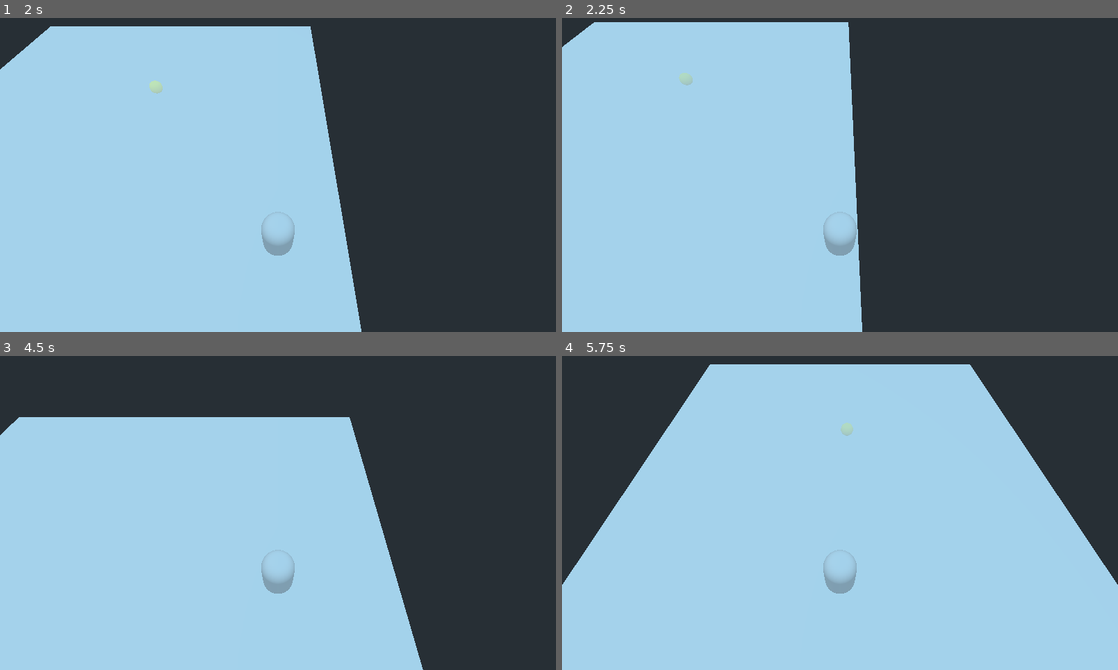
Above: before the commit, frames 1-4 (two rows, left to right).
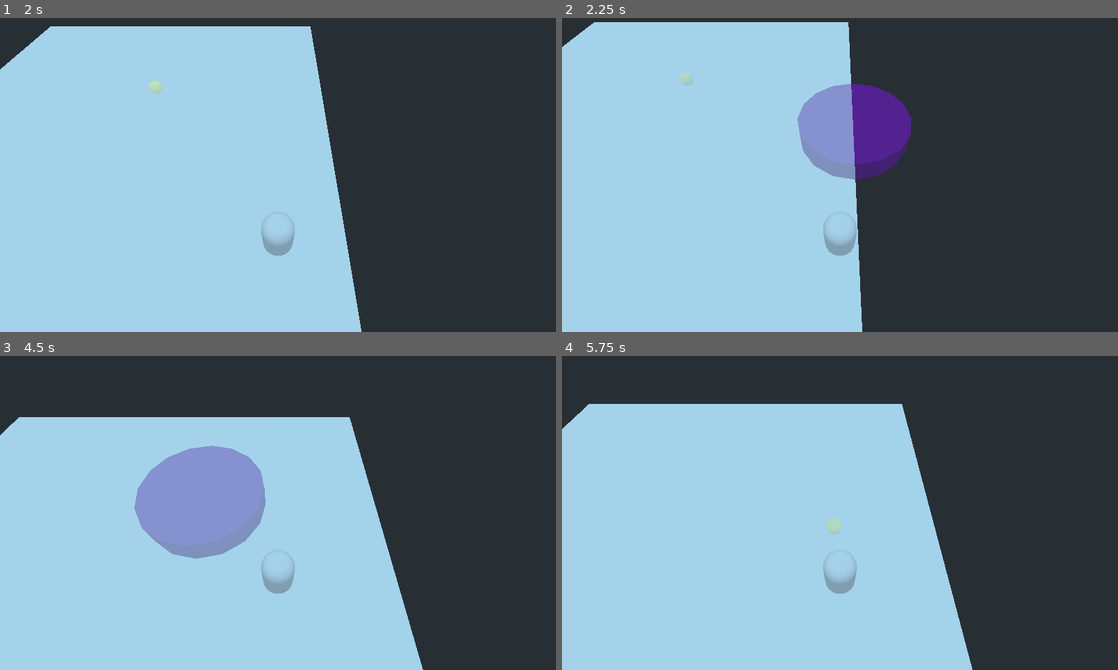
Above: after the commit, the same moments.

Repository: avinanick/WizardArenaGame
Game: Godot game, scene res://Arenas/ArenaGround.tscn
Two runs of this game, one before a commit and one after it. Both use one fixed random seed, a clock stepped at 60 frames per second and the inputs below. The project has no main scene, so this scene is started directly.
Inputs (mouse positions are in pixels of both pictures, inside the frame that each line leads up to):
- Up to frame 1 (2 s): tap Enter at 0.5 s; move the mouse to (400, 153) at 0.52 s; hold D (move_right) 0.53-1.28 s; tap 1 (cast_spell_one) at 0.6 s; move the mouse to (166, 184) at 1.27 s; hold S (move_down) from 1.28 s (still down); tap 3 (cast_spell_three) at 1.35 s
- Up to frame 2 (2.25 s): move the mouse to (895, 96) at 2.02 s; release S (move_down) at 2.03 s; hold D (move_right) from 2.03 s (still down); tap 2 (cast_spell_two) at 2.1 s
- Up to frame 3 (4.5 s): move the mouse to (250, 572) at 2.77 s; release D (move_right) at 2.78 s; hold W (move_up) 2.78-3.53 s; tap 1 (cast_spell_one) at 2.85 s; move the mouse to (444, 556) at 3.52 s; hold A (move_left) from 3.53 s (still down); tap 3 (cast_spell_three) at 3.6 s; move the mouse to (111, 459) at 4.27 s; tap 2 (cast_spell_two) at 4.35 s
- Up to frame 4 (5.75 s): move the mouse to (867, 506) at 5.02 s; release A (move_left) at 5.03 s; hold S (move_down) from 5.03 s (still down); tap 1 (cast_spell_one) at 5.1 s

Frame 1 is identical in both runs. In frame 2, 4.9% of the frame differs, in the area x 42-63%, y 20-52%; in frame 3, 6.5%; in frame 4, 34%, in the area x 0-100%, y 2-100%.

Commit message:
Added the kinetic blast spell to the wizard.

Diff:
--- a/Characters/Wizard.tscn
+++ b/Characters/Wizard.tscn
@@ -6,6 +6,7 @@
 [ext_resource path="res://Components/ComponentManager.gd" type="Script" id=4]
 [ext_resource path="res://Components/CasterComponent.tscn" type="PackedScene" id=5]
 [ext_resource path="res://Spells/LightBombSpell.tscn" type="PackedScene" id=6]
+[ext_resource path="res://Spells/KineticBlastSpell.tscn" type="PackedScene" id=7]
 
 [sub_resource type="CapsuleShape" id=1]
 radius = 0.5
@@ -35,3 +36,5 @@
 [node name="CasterComponent" parent="." instance=ExtResource( 5 )]
 
 [node name="LightBombSpell" parent="CasterComponent" instance=ExtResource( 6 )]
+
+[node name="KineticBlastSpell" parent="CasterComponent" instance=ExtResource( 7 )]
Not shown: 1 places in Characters/Wizard.tscn that only renumber resources
